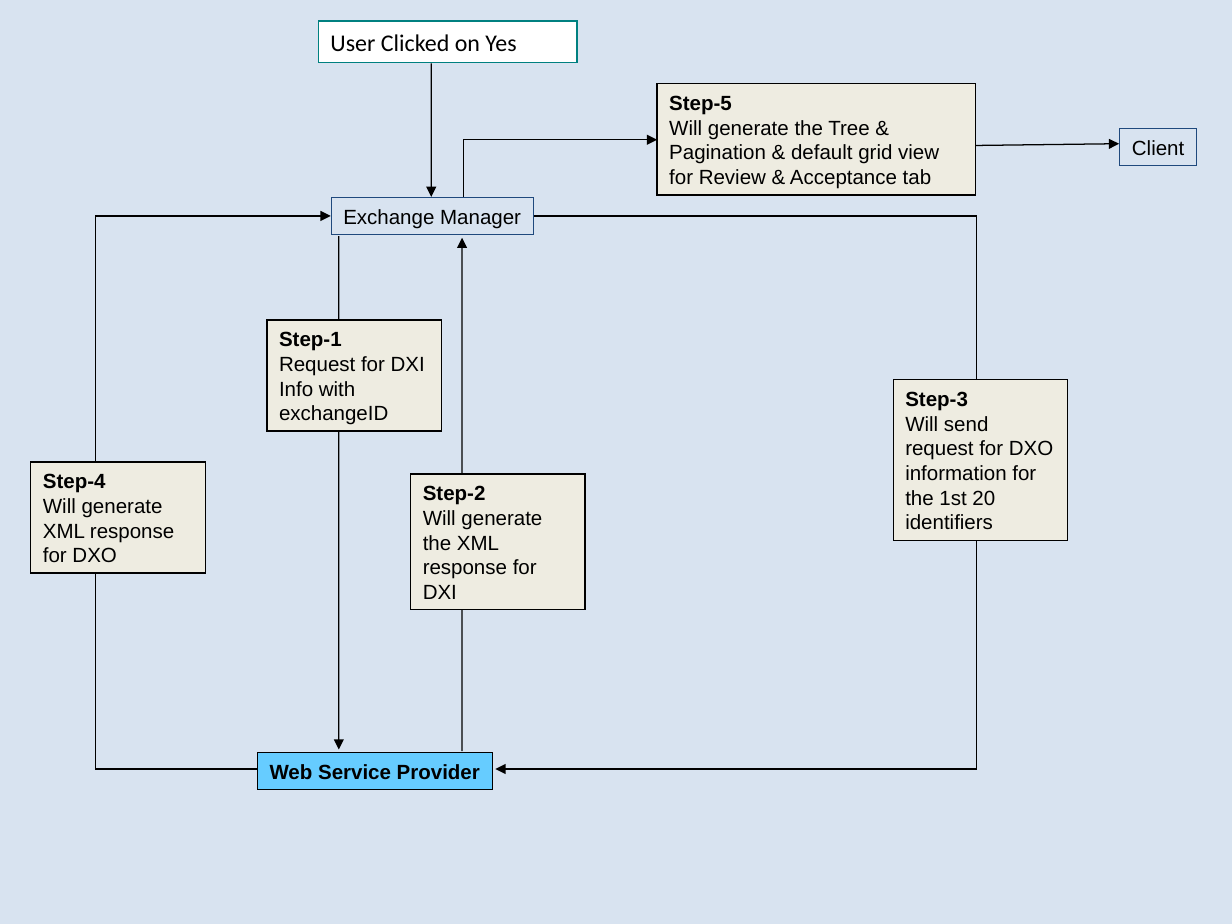
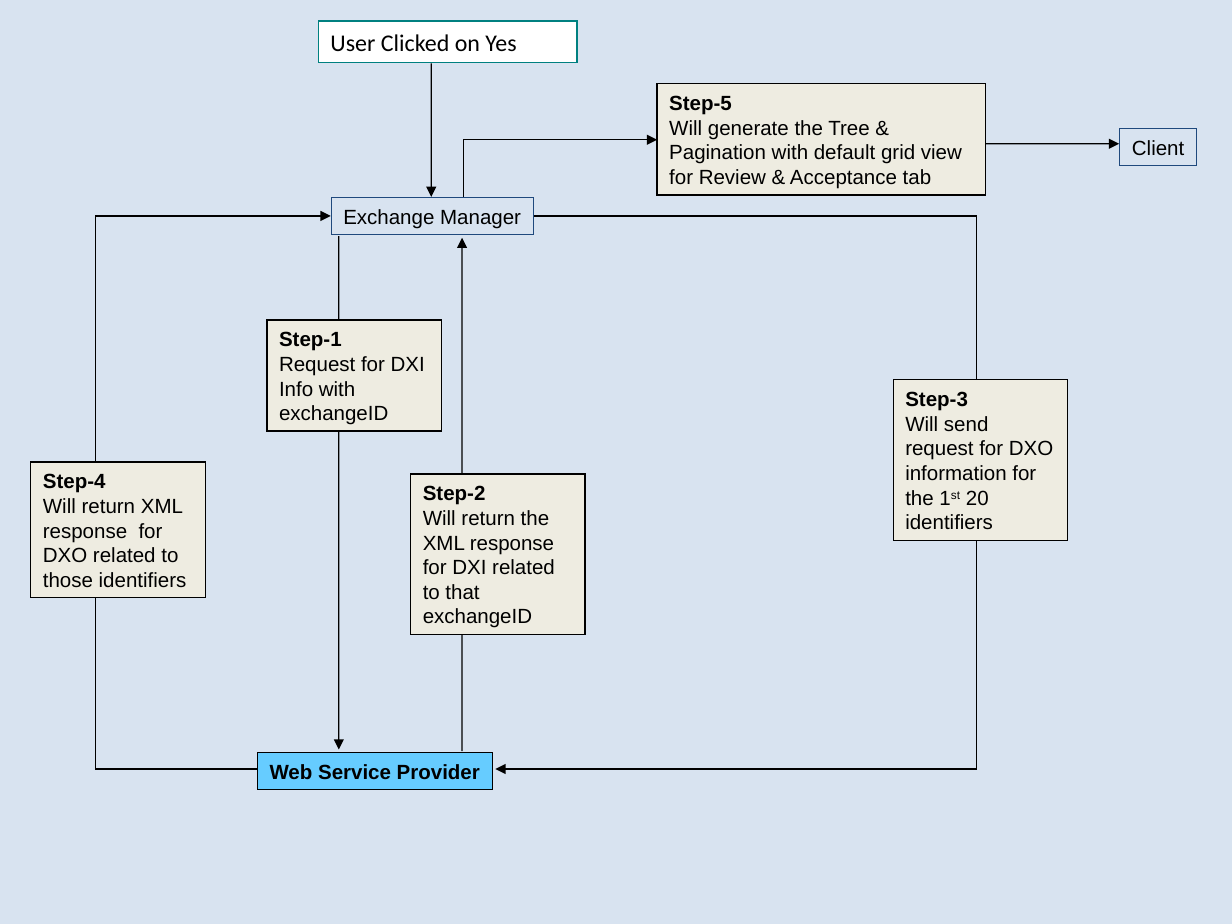
Before and after one commit to heyena/iring-tools, a slide deck: slide 10 of trunk/iRINGTools.ESB/documents/Sprint 2 User Stories.1.0.ppt. Drawn at 1232x924 pixels with LibreOffice and Linux fonts; fonts in the diff are those of the drawing. Boxes give left, top, right and bottom in pixels: in the first picture for what was removed or moved away, otherwise in the second. Text is boxed around its words. In the diff, an @@ line names an element or a change of style, - is before the commit and + after.

```diff
--- a/trunk/iRINGTools.ESB/documents/Sprint 2 User Stories.1.0.ppt
+++ b/trunk/iRINGTools.ESB/documents/Sprint 2 User Stories.1.0.ppt
@@ rectangle "Step-5": place and size @@
-rectangle "Step-5" at [657, 84, 975, 195]
+rectangle "Step-5" at [657, 84, 986, 195]
@@ text in rectangle at [669, 120, 962, 189]: text changed @@
-Will generate the Tree & Pagination & default grid view for Review & Acceptance tab
+Will generate the Tree & Pagination with default grid view for Review & Acceptance tab
@@ arrow moved from (976, 145) - (1119, 144) to (986, 144) - (1119, 144) @@
@@ text in rectangle at [905, 416, 1053, 530]: now superscript in "1st" @@
@@ rectangle "Step-4": place and size @@
-rectangle "Step-4" at [31, 462, 206, 573]
+rectangle "Step-4" at [31, 462, 206, 598]
@@ rectangle "Step-2": place and size @@
-rectangle "Step-2" at [410, 474, 585, 610]
+rectangle "Step-2" at [410, 474, 585, 634]
@@ text in rectangle at [43, 498, 187, 588]: text changed @@
-Will generate XML response for DXO
+Will return XML response for DXO related to those identifiers
@@ text in rectangle at [423, 510, 555, 628]: text changed @@
-Will generate the XML response for DXI
+Will return the XML response for DXI related to that exchangeID
```
Also in this commit, not shown: 4 other slides changed.
